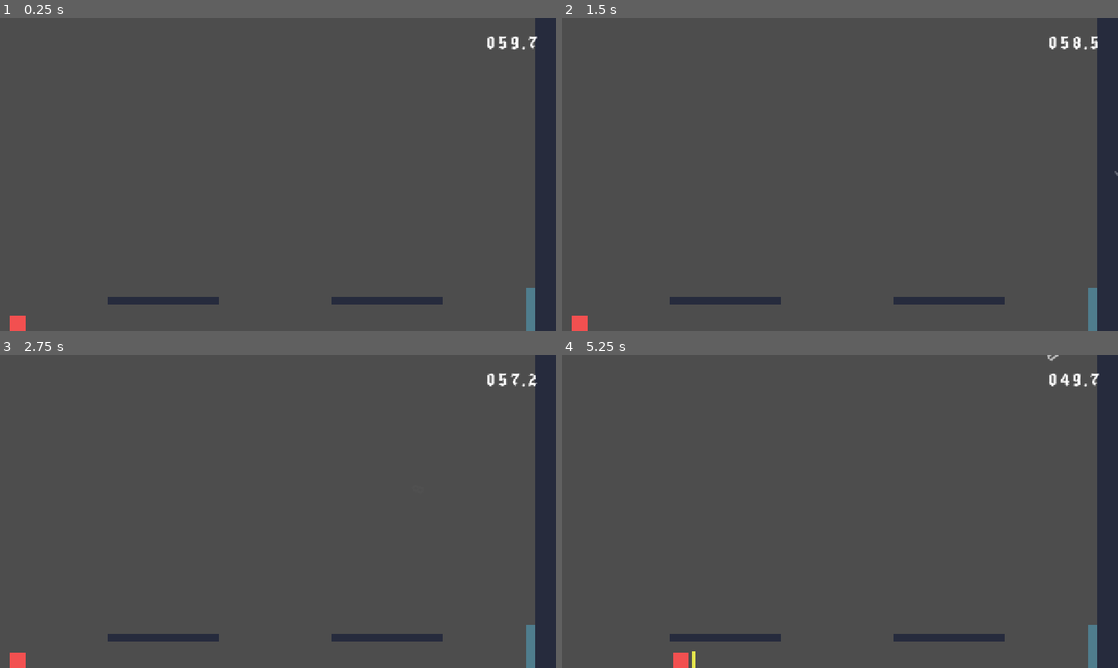
Above: before the commit, frames 1-4 (two rows, left to right).
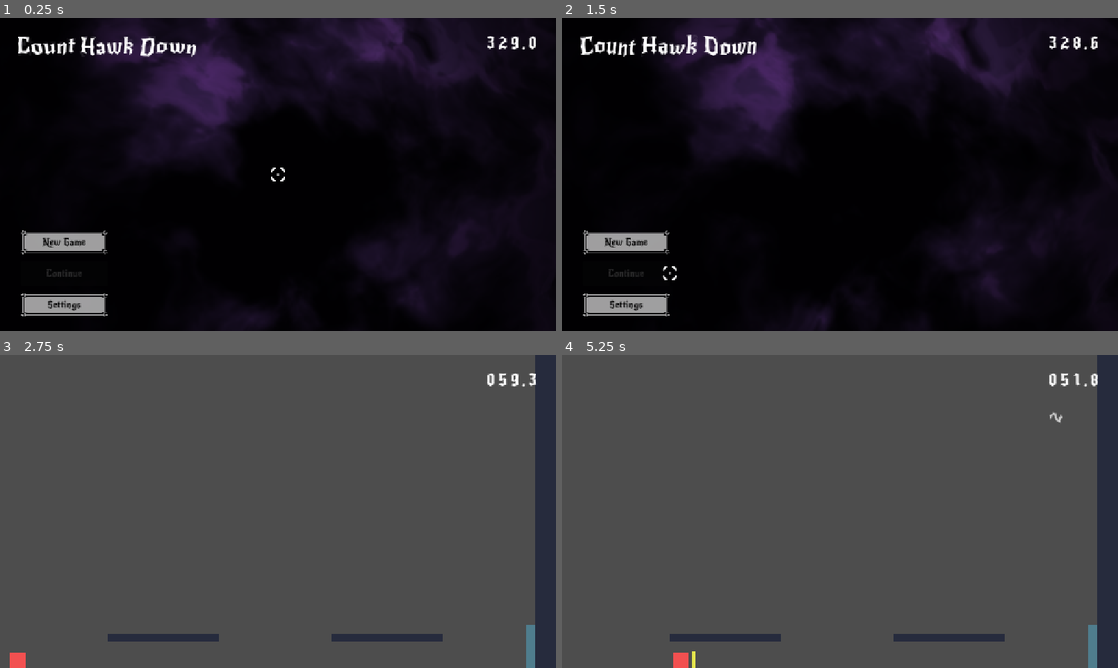
Above: after the commit, the same moments.

Repository: PACarniglia/count-hawk-down
Game: Godot game, scene res://scenes/MainMenu.tscn
Same seed, same stepped clock (60 frames per second), same inputs: the game is played once before the commit and once after it. Before the commit the project starts from res://scenes/world/World.tscn. The engine's default icon, where the game draws it, is replaced by a stand-in: a white triangle on a blue panel in a dark square. Sound files missing from this copy of the repository are replaced by a short silence.
Inputs (mouse positions are in pixels of both pictures, inside the frame that each line leads up to):
- Up to frame 1 (0.25 s): no input
- Up to frame 2 (1.5 s): click (628, 305) at 0.5 s, where only the run after the commit has a clickable "Settings"; click (667, 274) at 1.25 s, where only the run after the commit has a clickable "Back"
- Up to frame 3 (2.75 s): click (66, 580) at 2 s, where only the run after the commit has a clickable "New Game"
- Up to frame 4 (5.25 s): tap Enter at 2.75 s; move the mouse to (962, 495) at 2.77 s; hold D (move_right) 2.78-4.28 s; click (962, 495) at 2.85 s; tap W (move_jump) at 3.02, 3.77 s; move the mouse to (728, 527) at 3.52 s; right-click (728, 527) at 3.6 s; move the mouse to (895, 442) at 4.27 s; hold A (move_left) 4.28-5.03 s; click (895, 442) at 4.35 s; move the mouse to (812, 574) at 5.02 s; hold D (move_right) from 5.03 s (still down); right-click (812, 574) at 5.1 s; click (812, 574) at 5.17 s

The runs differ from the first frame. In frame 1, 100% of the frame differs, in the area x 0-100%, y 0-100%; in frame 2, 100%; in frame 3, less than 0.1%; in frame 4, 0.2%.

Commit message:
Play button starts new game
Set the project's main_scene to the Main Menu and wire the Play button to start the world. Added a new_game_requested signal in MainMenuScreen and connected it in MainMenu to start_new_game, which defers to _change_to_world and calls change_scene_to_file using a new WORLD_SCENE_PATH constant. Also added a safety check before playing menu_click_sound.

Diff:
--- a/project.godot
+++ b/project.godot
@@ -11,7 +11,7 @@
 [application]
 
 config/name="gamejam"
-run/main_scene="res://scenes/world/World.tscn"
+run/main_scene="res://scenes/MainMenu.tscn"
 config/features=PackedStringArray("4.7", "Forward Plus")
 config/icon="res://icon.svg"
 
--- a/scenes/MainMenuScreen.tscn
+++ b/scenes/MainMenuScreen.tscn
@@ -42,3 +42,4 @@
 text = "Settings"
 
 [connection signal="pressed" from="MenuButtons/SettingsButton" to="." method="_on_settings_button_pressed"]
+[connection signal="pressed" from="MenuButtons/PlayButton" to="." method="_on_play_button_pressed"]
--- a/scripts/MainMenu.gd
+++ b/scripts/MainMenu.gd
@@ -37,6 +37,7 @@
 
 const MAIN_MENU_SCREEN := preload("res://scenes/MainMenuScreen.tscn")
 const SETTINGS_SCREEN := preload("res://scenes/SettingsScreen.tscn")
+const WORLD_SCENE_PATH := "res://scenes/world/World.tscn"
 
 func _ready() -> void:
 	_setup_cursor()
@@ -92,7 +93,14 @@
 
 func show_main_menu() -> void:
 	_show_screen(MAIN_MENU_SCREEN.instantiate())
+	current_screen.connect(&"new_game_requested", start_new_game)
 	current_screen.connect(&"settings_requested", show_settings)
+
+func start_new_game() -> void:
+	call_deferred("_change_to_world")
+
+func _change_to_world() -> void:
+	get_tree().change_scene_to_file(WORLD_SCENE_PATH)
 
 func show_settings() -> void:
 	_show_screen(SETTINGS_SCREEN.instantiate())
@@ -149,7 +157,8 @@
 		_register_interactable_controls(child)
 
 func _on_menu_button_pressed() -> void:
-	menu_click_sound.play()
+	if menu_click_sound.is_inside_tree():
+		menu_click_sound.play()
 
 func _on_interactable_mouse_entered(control: Control) -> void:
 	hovered_interactable = control
--- a/scripts/MainMenuScreen.gd
+++ b/scripts/MainMenuScreen.gd
@@ -1,6 +1,10 @@
 extends Control
 
+signal new_game_requested
 signal settings_requested
+
+func _on_play_button_pressed() -> void:
+	new_game_requested.emit()
 
 func _on_settings_button_pressed() -> void:
 	settings_requested.emit()
